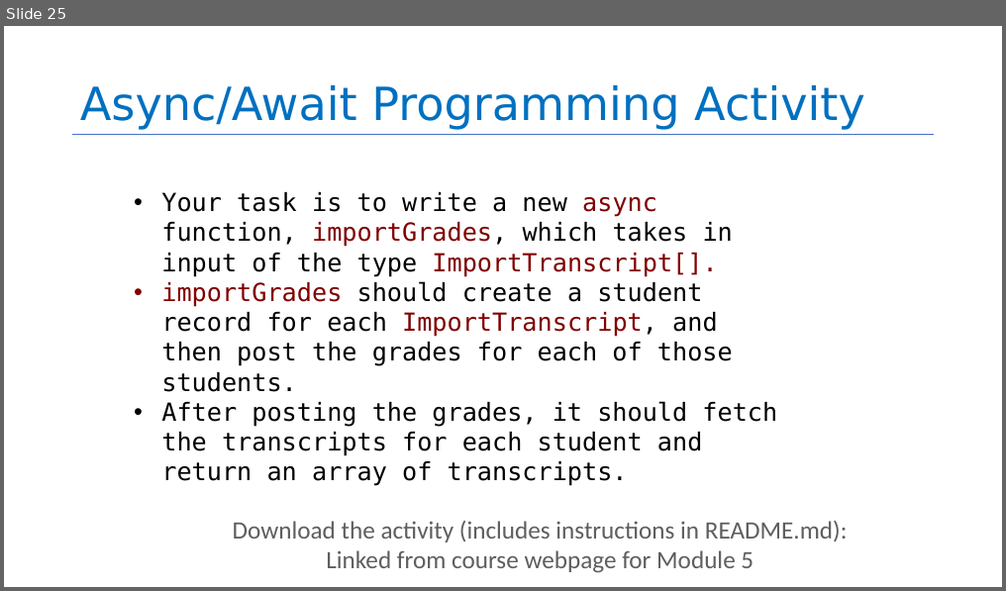
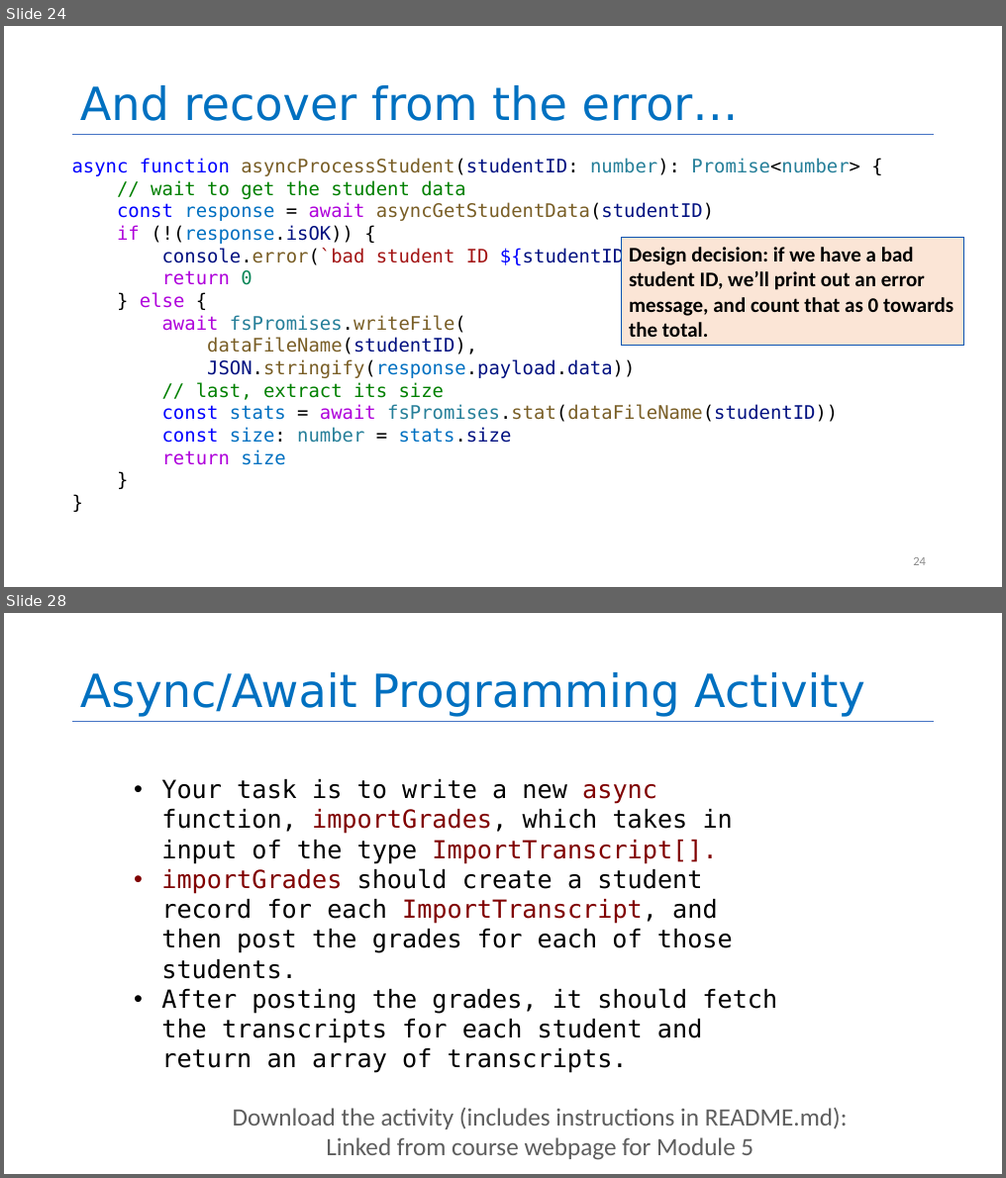
Before and after one commit to neu-se/CS4530-Fall-2022, a slide deck: Slides/Module 05 Concurrency Patterns in Typescript.pptx. Shown one above the other, each under a label of ours: slide 25 before the commit, slides 24 and 28 after it; the slides between them are not shown. The pictures are 1006x591 and 1006x1178 pixels, drawn with LibreOffice and Linux fonts; fonts in the diff are those of the drawing. Boxes give left, top, right and bottom in pixels: in the first picture for what was removed or moved away, otherwise in the second. Text is boxed around its words. In the diff, an @@ line names an element or a change of style, - is before the commit and + after.

```diff
--- a/Slides/Module 05 Concurrency Patterns in Typescript.pptx
+++ b/Slides/Module 05 Concurrency Patterns in Typescript.pptx
@@ slide 24 added at [4,26,1002,587], background #FFFFFF; not listed: 1 template element that a slide beside it also shows @@
@@ title added at [80,85,739,121], 44 pt, text #0070C0 @@
+And recover from the error…
@@ text added at [72,158,860,466], 18 pt, text #795E26 @@
+async function asyncProcessStudent(studentID: number): Promise<number> {
+// wait to get the student data
+const response = await asyncGetStudentData(studentID)
+if (!(response.isOK)) {
+console.error(`bad student ID ${studentID}`)
+return 0
+} else {
+await fsPromises.writeFile(
+dataFileName(studentID),
+JSON.stringify(response.payload.data))
+// last, extract its size
+const stats = await fsPromises.stat(dataFileName(studentID))
+const size: number = stats.size
+return size
+}
+}
@@ rectangle added at [622,237,964,346], fill #FBE5D6, outline #0A52B1 1 pt, 20 pt, text #000000, bold @@
+Design decision: if we have a bad student ID, we’ll print out an error message, and count that as 0 towards the total.
@@ page number added at [913,558,926,566], 12 pt, text #8C8C8C @@
+24
@@ what was slide 25 is now slide 28 @@
```
Also in this commit, not shown: 9 slides changed, 12 other slides added, 11 slides removed, 1 other file.
